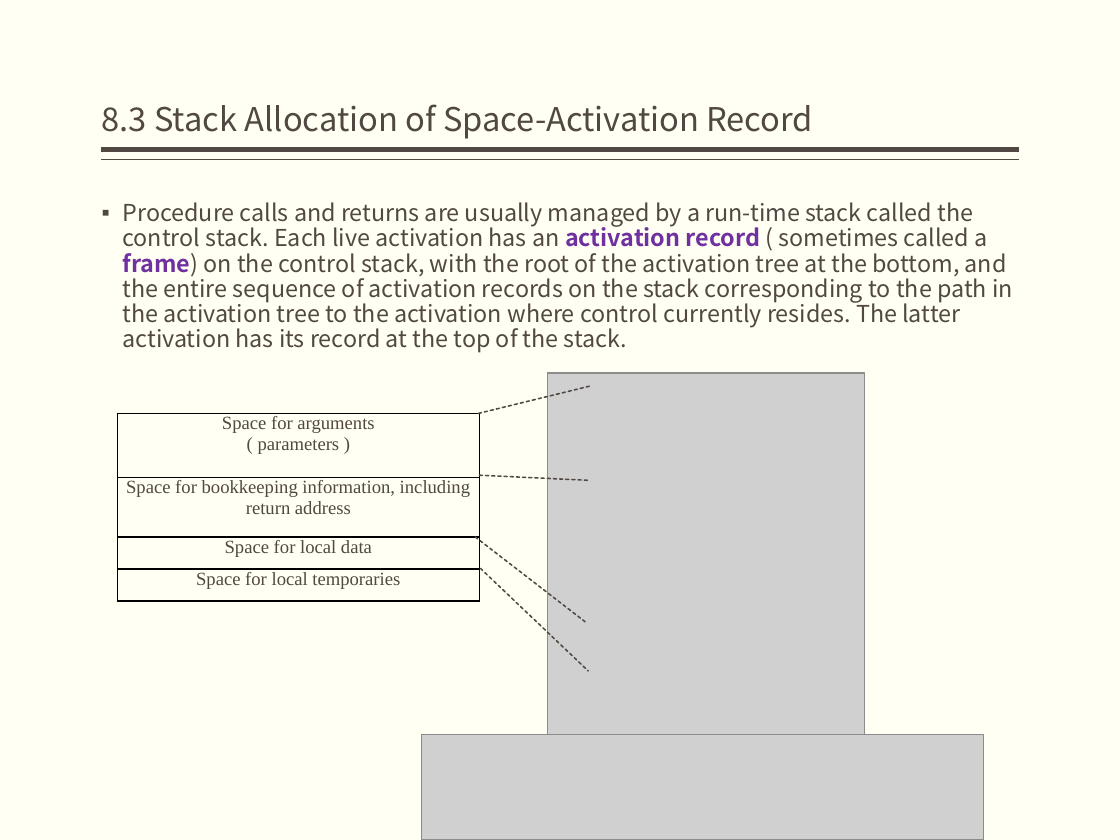
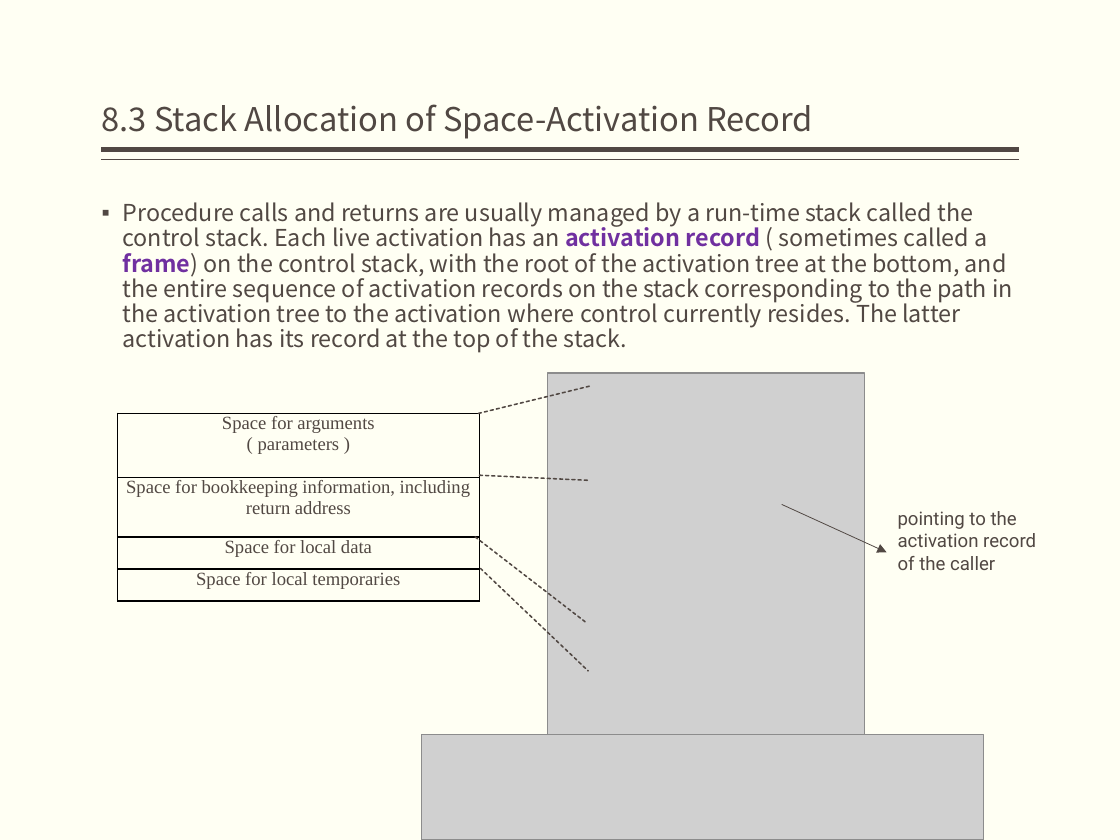
Before and after one commit to jz81/jz81.github.io, a slide deck: slide 16 of course/compiler/lecture/(Spring2020)Lecture8.pptx. Drawn at 1120x840 pixels with LibreOffice and Linux fonts; fonts in the diff are those of the drawing; grey boxes stand for pictures. Boxes give left, top, right and bottom in pixels: in the first picture for what was removed or moved away, otherwise in the second. Text is boxed around its words. In the diff, an @@ line names an element or a change of style, - is before the commit and + after.

```diff
--- a/course/compiler/lecture/(Spring2020)Lecture8.pptx
+++ b/course/compiler/lecture/(Spring2020)Lecture8.pptx
@@ arrow added from (782, 504) to (887, 552), #514843 0.5 pt @@
@@ text added at box(898, 511, 1036, 570), 12 pt, text #514843 @@
+pointing to the activation record of the caller
```
Also in this commit, not shown: 7 slides added, 5 slides removed.
